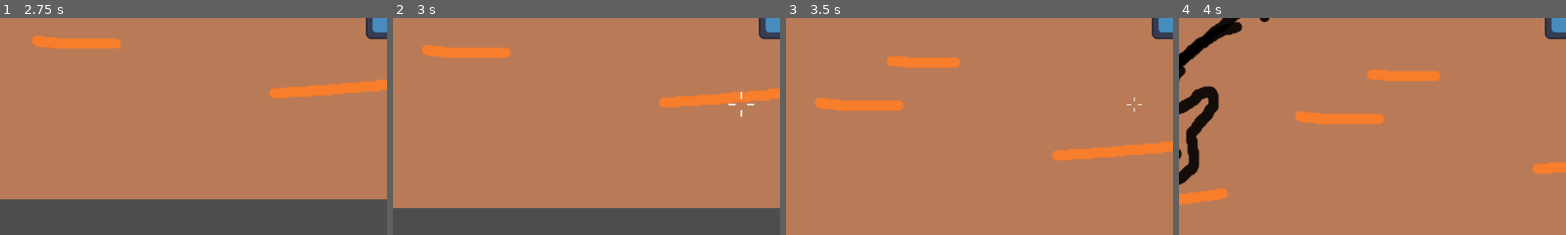
Above: before the commit, frames 1-4 (left to right).
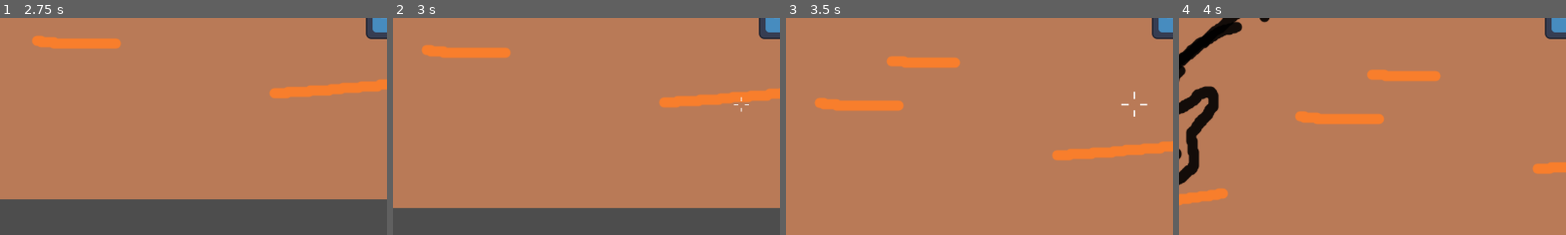
Above: after the commit, the same moments.

Repository: Niimphu/quickdraw
Game: Godot game, scene res://test.tscn
The game is run twice, just before and just after one commit, with the same random seed, the same clock (stepped at 60 frames per second) and the same inputs. The engine's default icon, where the game draws it, is replaced by a stand-in: a white triangle on a blue panel in a dark square.
Inputs (mouse positions are % of the whole screen's width and height, from its top left):
- Up to frame 1 (2.75 s): tap Enter at 0.5 s; press the mouse at (50, 50) at 0.53 s; hold D (right) 0.53-1.28 s; move the mouse to (30, 55) at 1.27 s; release the mouse at (30, 55) at 1.28 s; hold S (down) 1.28-2.03 s; tap Mouse wheel down (scroll_down) at 1.35 s; click (30, 55) at 1.55 s; move the mouse to (60, 28) at 2.02 s; hold D (right) from 2.03 s (still down); hold Mouse wheel up (scroll_up) from 2.03 s (still down); click (60, 28) at 2.3 s
- Up to frame 2 (3 s): move the mouse to (45, 70) at 2.77 s; release D (right) at 2.78 s; release Mouse wheel up (scroll_up) at 2.78 s; hold W (up) from 2.78 s (still down); click (45, 70) at 2.85 s
- Up to frame 3 (3.5 s): keep holding W (up)
- Up to frame 4 (4 s): move the mouse to (80, 65) at 3.52 s; release W (up) at 3.53 s; press the mouse at (80, 65) at 3.53 s; hold A (left) from 3.53 s (still down)
The pictures show only the part of the screen within x 0-50%, y 50-100%; the shares and areas given below are measured in that part.

Frame 1 is identical in both runs. In frame 2, less than 0.1% of the frame differs, in the area x 86-94%, y 33-46%; in frame 3, less than 0.1%; in frame 4, nothing differs.

Commit message:
fixe charged bullets

Diff:
--- a/player.gd
+++ b/player.gd
@@ -44,6 +44,8 @@
 
 
 func update_accuracy() -> void:
+	if focused:
+		return
 	var player_to_mouse = get_global_mouse_position() - global_position
 	var distance := player_to_mouse.length()
 	var accuracy := base_accuracy #calculate
@@ -65,6 +67,7 @@
 		if charged_bullets > 0:
 			charged_bullets -= 1
 			if charged_bullets == 0:
+				print("nice")
 				_on_focus_fire_window_timeout()
 		#shooting animation
 		pass
@@ -106,11 +109,11 @@
 	if not focused:
 		focused = true
 		speed = move_speed * 0.25
-	elif focus_level < Gun.max_ammo:
-		if focus_level < Gun.ammo:
+	elif charged_bullets < Gun.max_ammo:
+		if charged_bullets < Gun.ammo:
 			charged_bullets += 1
-		if charged_bullets < Gun.max_ammo:
-			change_accuracy_modifier(-0.1)
+		#if charged_bullets < Gun.max_ammo:
+			#change_accuracy_modifier(-0.1)wd
 		if charged_bullets == Gun.max_ammo:
 			#indicate fully focused
 			pass
@@ -118,7 +121,8 @@
 
 func _on_focus_fire_window_timeout() -> void:
 	focused = false
+	update_accuracy()
 	speed = move_speed
 	charged_bullets = 0
 	accuracy_modifier = 1
-	change_accuracy_modifier(0)
+	#change_accuracy_modifier(0)
